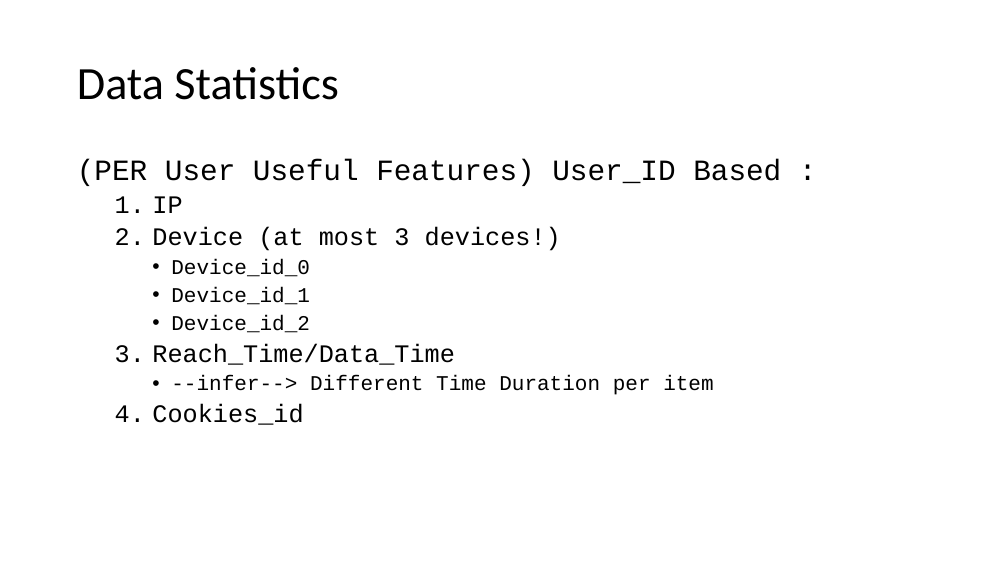
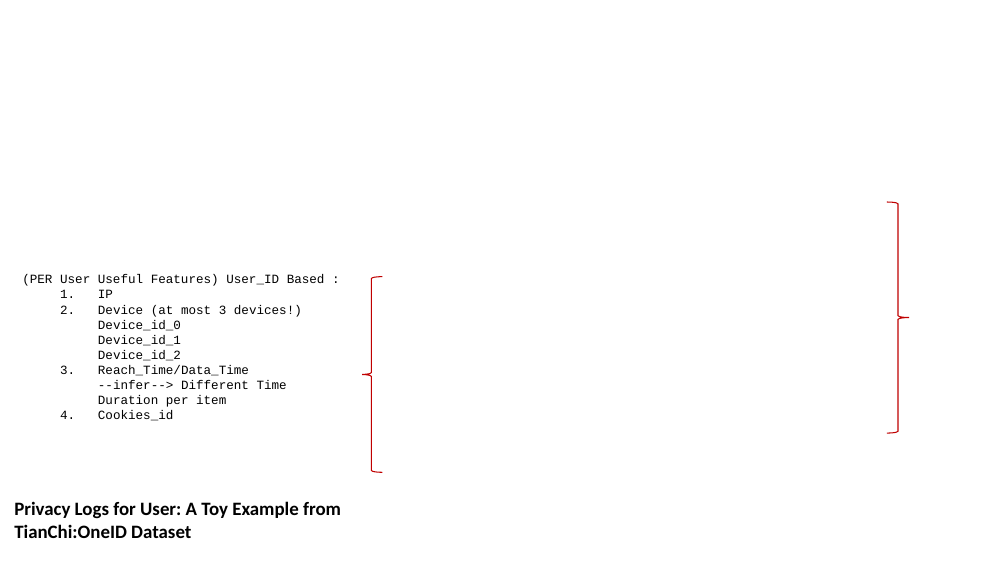
Before and after one commit to Liu-WeiYi/Private_Preserving_Outlier_Behavior_Detection, a slide deck: slide 3 of tianchi_dataset_description.pptx. Drawn at 1008x567 pixels with LibreOffice and Linux fonts; fonts in the diff are those of the drawing; background and template pictures are left out. Boxes give left, top, right and bottom in pixels: in the first picture for what was removed or moved away, otherwise in the second. Text is boxed around its words. In the diff, an @@ line names an element or a change of style, - is before the commit and + after.

Commit message:
update devices_statistics

```diff
--- a/tianchi_dataset_description.pptx
+++ b/tianchi_dataset_description.pptx
@@ title removed at bbox=[77, 67, 338, 100] @@
-Data Statistics
@@ right brace added at bbox=[887, 202, 909, 433], outline #C00000 1 pt @@
@@ text "(PER User Useful Features) User_ID ...": place and size @@
-text "(PER User Useful Features) User_ID ..." at bbox=[77, 159, 781, 425]
+text "(PER User Useful Features) User_ID ..." at bbox=[22, 274, 325, 421]
@@ text "(PER User Useful Features) User_ID ..." at bbox=[22, 274, 325, 421]: size 28 to 12 pt in "(PER User Useful Features) User_ID Based :"; size 24 to 12 pt in "IP", "Device (at most 3 devices!)", "Reach_Time/Data_Time", "Cookies_id"; size 20 to 12 pt in "Device_id_0", "Device_id_1", "Device_id_2", "--infer--> Different Time Duration per item"; line spacing 0.9 to 1; less space between paragraphs; bullet • to none @@
@@ right brace added at bbox=[360, 277, 382, 473], outline #C00000 1 pt @@
@@ text added at bbox=[14, 501, 341, 538], 18 pt, text #000000, bold @@
+Privacy Logs for User: A Toy Example from TianChi:OneID Dataset
```
Also in this commit, not shown: 1 other slide changed, 11 slides added, 2 slides removed, 1 other file.
